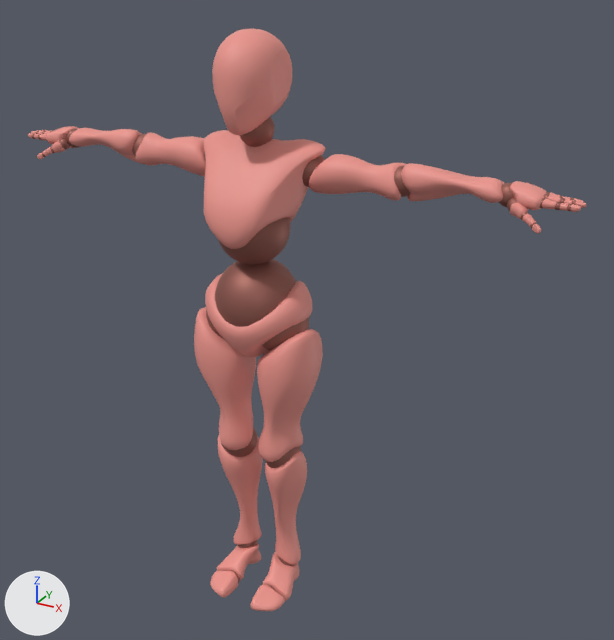
One commit to the glTF model model1.glb: the scene before it, then after it.
Before and after are seen from a 50 mm lens placed at (1.27, -1.998, 2.007), pointed at (0.123, 0.087, 0.965). Every picture has the same lights, and +X, +Y and +Z are marked at lower left. Where no turn or scale is listed for an object, it has been applied to the vertices.

Objects in the first picture: 'Beta_Joints', 'Beta_Surface'.
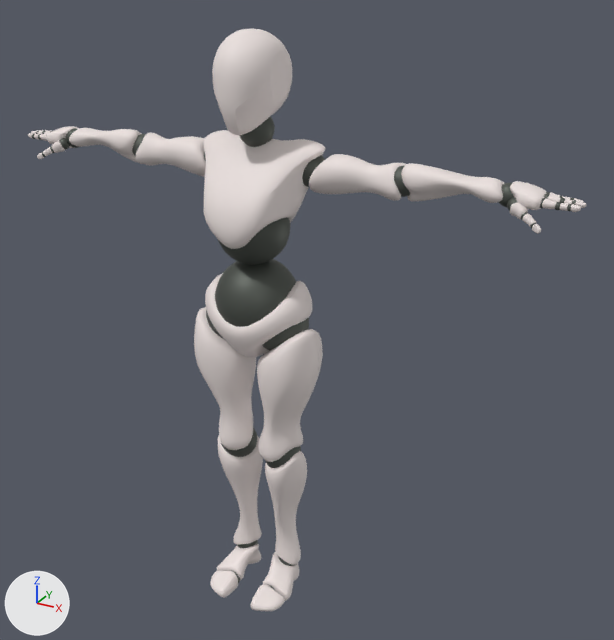
Commit message: 修改了模型颜色

Location of each change, [x1, y1, x2, y2] in pixels of the pictures (614 x 640 px):
'Beta_Surface', recoloured (pink to white)
    both: [28, 28, 587, 611]
'Beta_Joints', recoloured (brown to grey)
    both: [32, 117, 576, 589]

What the commit changed:
Material 'Beta_HighLimbsGeoSG3.002' (mat_beta_highlimbsgeosg3_002) is new.
Its base color is (0.838, 0.758, 0.74) (white #ece2df).
Its roughness is 0.553.
Material 'Beta_Joints_MAT1.002' (mat_beta_joints_mat1_002) is new.
Its base color is (0.0921, 0.103, 0.0895) (dark grey #565a54).
Its metallic is 0.5.
Its roughness is 0.553.
me_beta_joints has 10514 vertices, 20840 faces and spans x -0.88..0.88, y -0.13..0.13, z 0.0..1.6.
me_beta_joints no longer uses material mat_beta_joints_mat1 (brown #9c6359).
me_beta_joints now uses material mat_beta_joints_mat1_002 (dark grey #565a54).
me_beta_surface has 14232 vertices, 28272 faces and spans x -0.9..0.9, y -0.17..0.15, z 0.0..1.81.
me_beta_surface no longer uses material mat_beta_highlimbsgeosg3 (pink #ec958c).
me_beta_surface now uses material mat_beta_highlimbsgeosg3_002 (white #ece2df).
